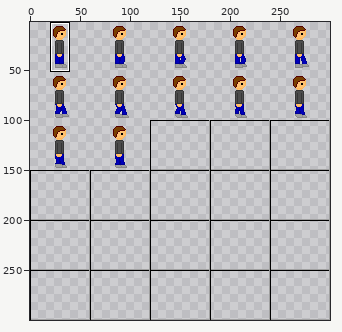
Sprite sheet, stored at myFirstXNAGame/myFirstXNAGameContent/Images/player.png. Above, an overview of the earlier version with the close-up marked.
Close-up. As it was:
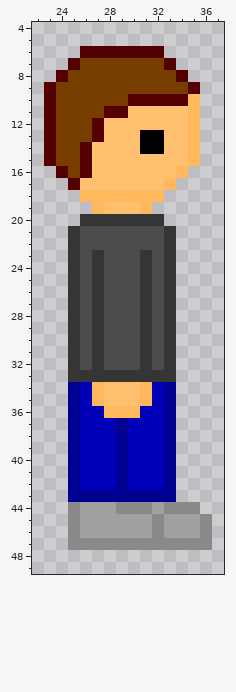
The file is 300x300 pixels. Colours within 5 levels of each other are drawn and written as one. Shown: x 22..37, y 4..49. The wide view leaves out empty margins. The commit also changed other parts of the picture, which this record leaves out.
New version:
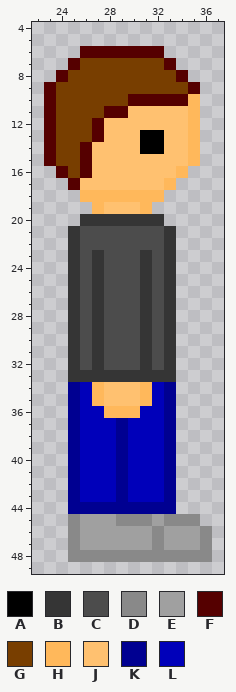
Palette (. is transparent): A #000000  B #353535  C #4c4c4c  D #898989  E #a0a0a0  F #550000  G #783e00  H #ffb85b  J #ffc170  K #000091  L #0000ba
Edits made:
There is now colour D in row 48 at x 25 to 36.
The edit turns colour E into colour D in row 45 at x 29 to 31 and 33 to 35.
The edit turns colour D into colour E in row 45 at x 32; in row 47 at x 26 to 31 and 33 to 35.
The edit turns colour D into colour K in row 44 at x 25, 29 to 31 and 33.
The edit turns colour E into colour K in row 44 at x 26 to 28 and 32.
The edit turns colour K into colour L in row 43 at x 26 to 28 and 30 to 32.
Colour D is gone in row 44 at x 34 to 35; in row 45 at x 36.
Changed places in both close-ups, as pixel boxes (x1, y1, x2, y2):
changed: (68, 490, 212, 562)
